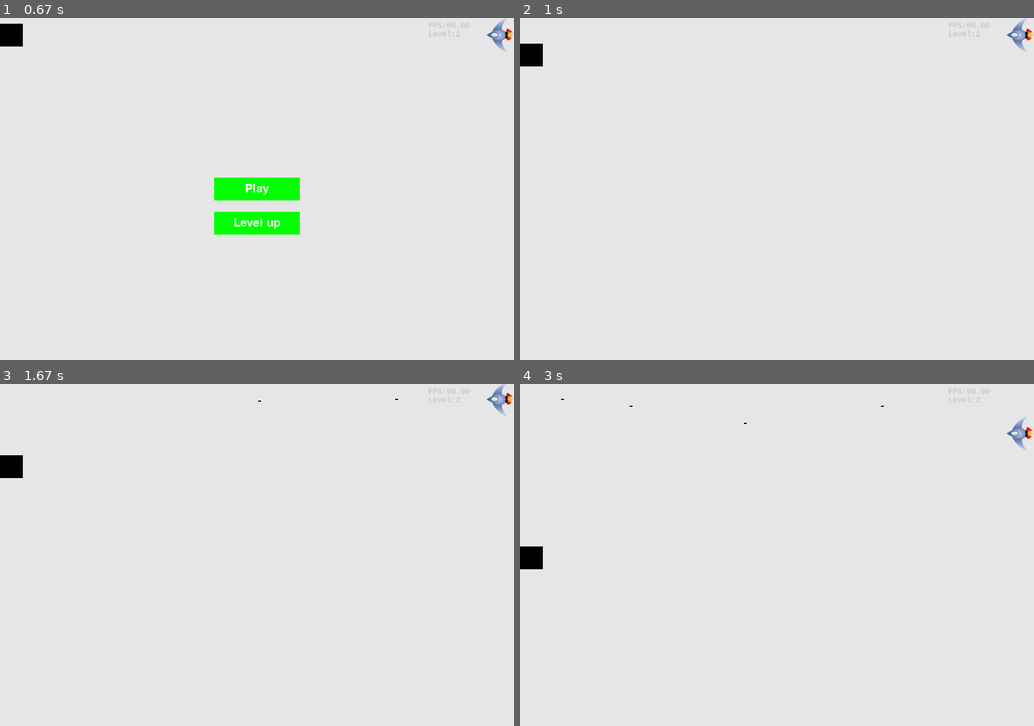
Above: before the commit, frames 1-4 (two rows, left to right).
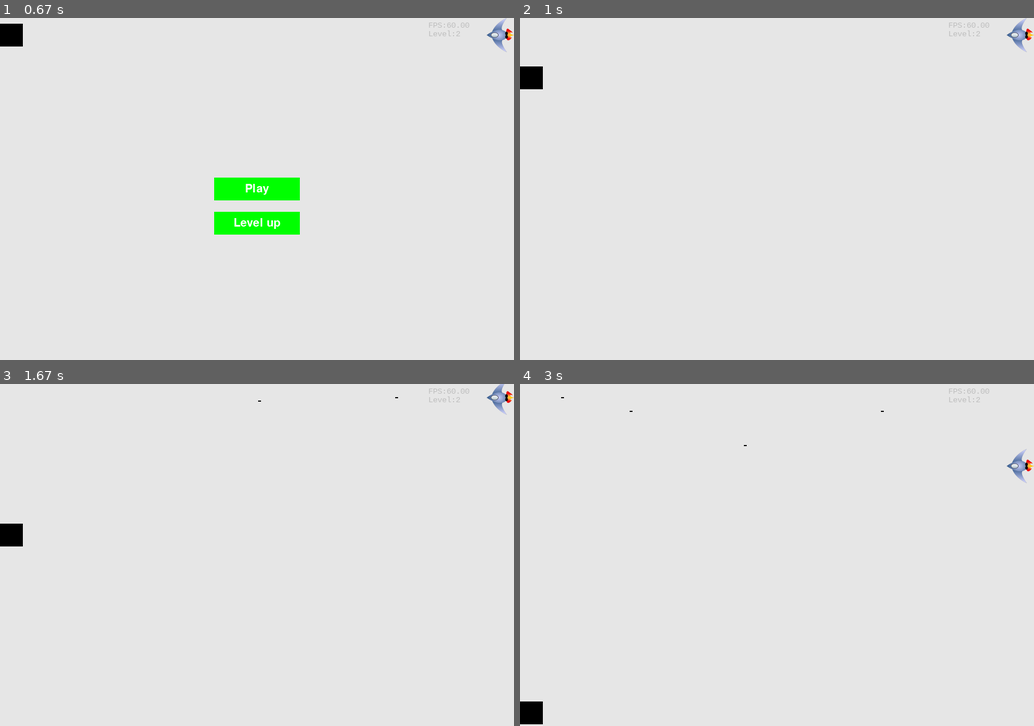
Above: after the commit, the same moments.

Repository: kkh4606/python_crash_course
Game: pygame game, started from pygame_projects/alienInvasion/exercise/target_practice.py
Same seed, same stepped clock (60 frames per second), same inputs: the game is played once before the commit and once after it.
Inputs:
- Up to frame 1 (0.67 s): click "Level up" at 0.38 s
- Up to frame 2 (1 s): tap Enter at 0.67 s
- Up to frame 3 (1.67 s): tap Space at 1, 1.4 s; hold Up from 1.33 s (still down)
- Up to frame 4 (3 s): tap Space at 1.7, 1.9, 2.23, 2.63 s; release Up at 1.8 s; hold Down 1.83-2.13 s; hold Up 2.17-2.53 s; hold Down 2.57-2.93 s; hold Up from 2.97 s (still down)

Frame 1 is identical in both runs. In frame 2, 0.6% of the frame differs, in the area x 0-5%, y 7-21%; in frame 3, 0.7%; in frame 4, 1.0%, in the area x 0-100%, y 3-100%.

Commit message:
multiply ship speed and rect speed by game level

Diff:
--- a/pygame_projects/alienInvasion/exercise/target_practice.py
+++ b/pygame_projects/alienInvasion/exercise/target_practice.py
@@ -272,16 +272,10 @@
 
         if button_click:
 
-            # self.stats.reset_stats()
-            # self.game_active = True
-            #
-            # self.bullets.empty()
-            # self.enemy.reset_position()
-            # self.ship.reset_position()
-            #
             self.game_level.level_up()
-            #
-            # pygame.mouse.set_visible(False)
+
+            self.settings.ship_speed *= self.game_level.level
+            self.settings.rect_speed *= self.game_level.level
 
     def _update_enemy(self):
         self._check_rect_edge()
